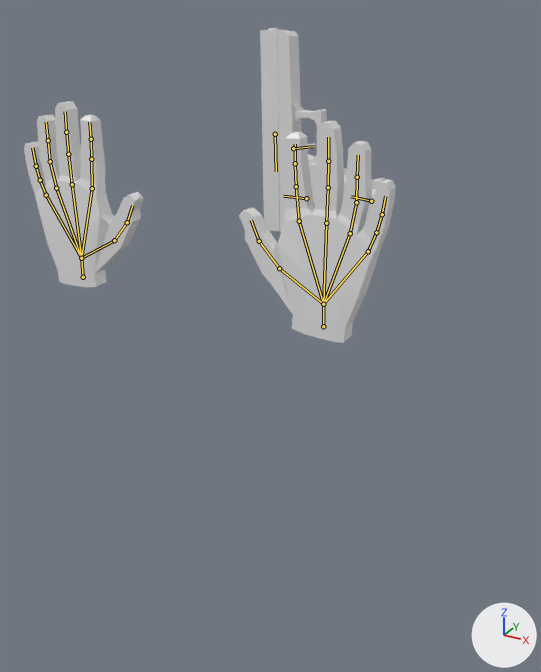
One commit to the Blender file Hand.blend: the scene before it, then after it.
Before and after are seen from a 50 mm camera at (7.06, -10.06, 3.59) aimed at (-0.23, 3.19, -3.03). The lights are fixed; the arrows at lower right show +X, +Y and +Z. The bones that bend it are drawn over the model as lines.

Objects in the first picture: 'Gun', 'Hands'.
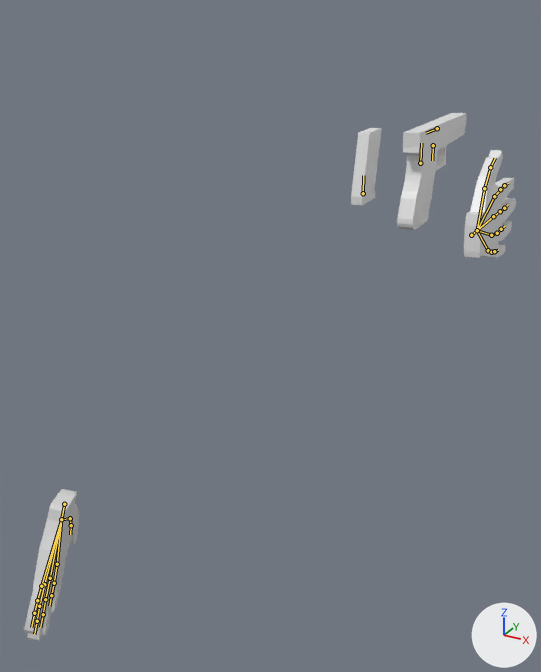
The newer file adds an action. The first version stands in its rest pose; the second is drawn at frame 1 of the action 'Idle'.

What the commit changed:
Bone 'Root.R' (bone_root_r) moves from (0.0, 0.0, 0.0) to (0.96, 0.3, -5.15).
Bone 'Root.R' (bone_root_r) turns from (0, 0, 0) to (-88, 2, -87) degrees about its own x, y and z.
Bone 'Root.L' (bone_root_l) moves from (0.0, 0.0, 0.0) to (0.02, -4.52, 1.08).
Bone 'Root.L' (bone_root_l) turns from (0, 0, 0) to (26, 63, -165) degrees about its own x, y and z.

What differs and where, as boxes (x1, y1, x2, y2) in the pictures (541 x 672 px):
'Hands', posed (32% wider, 102% taller)
    before: (24, 101, 396, 343)
    after: (24, 150, 516, 641)
'Gun', posed
    before: (260, 28, 385, 232)
    after: (351, 113, 467, 230)
bone 'Root.R', root to tip
    before: (323, 326) to (323, 304)
    after: (471, 235) to (477, 230)
bone 'Root.L', root to tip
    before: (83, 277) to (81, 258)
    after: (64, 504) to (61, 519)
